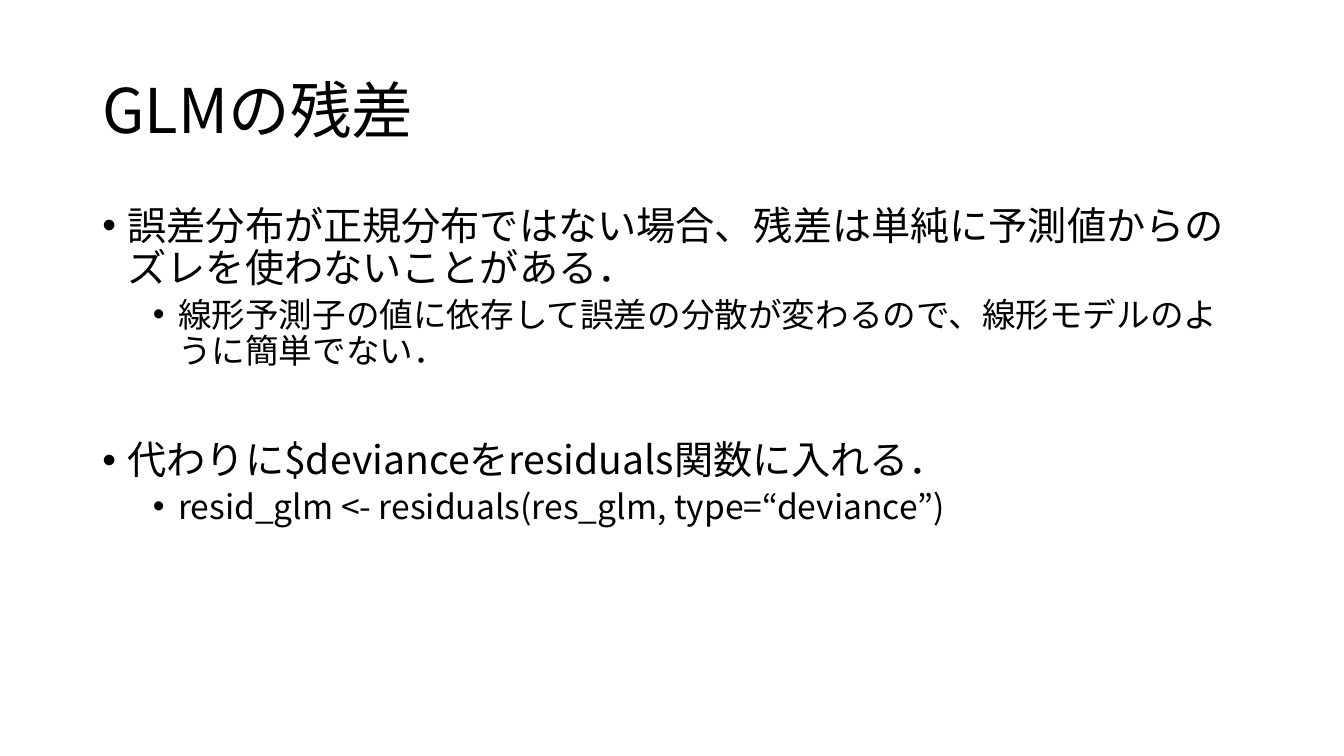
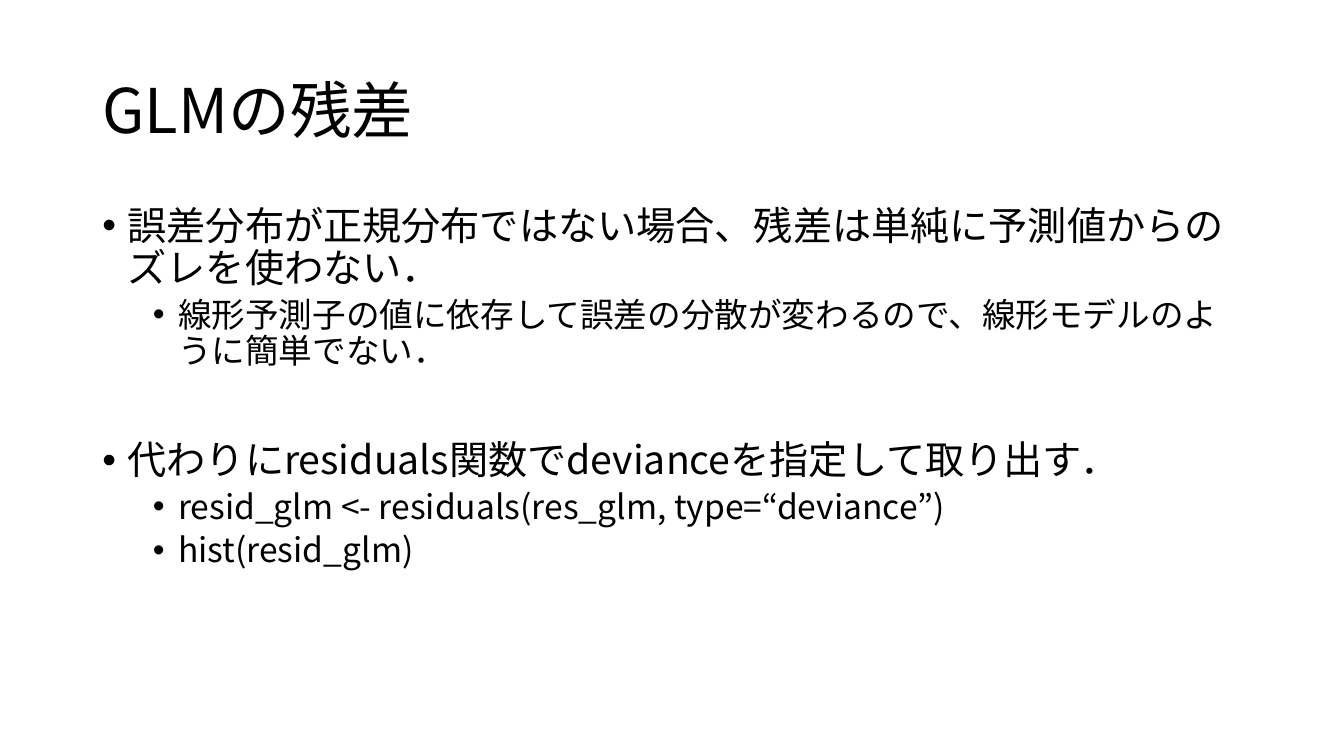
Before and after one commit to KoHMB/Shigen_kensyu_FRA, a slide deck: slide 9 of R/スライド/第24回.pptx. Drawn at 1344x756 pixels with LibreOffice and Linux fonts; fonts in the diff are those of the drawing. Boxes give left, top, right and bottom in pixels: in the first picture for what was removed or moved away, otherwise in the second. Text is boxed around its words. In the diff, an @@ line names an element or a change of style, - is before the commit and + after.

```diff
--- a/R/スライド/第24回.pptx
+++ b/R/スライド/第24回.pptx
@@ text at [128, 206, 1224, 286]: text changed @@
-• 誤差分布が正規分布ではない場合、残差は単純に予測値からのズレを使わないことがある．
+• 誤差分布が正規分布ではない場合、残差は単純に予測値からのズレを使わない．
@@ text at [128, 441, 1120, 478]: text changed @@
-• 代わりに$devianceをresiduals関数に入れる．
+• 代わりにresiduals関数でdevianceを指定して取り出す．
@@ text at [178, 534, 413, 571]: paragraph added @@
+  • hist(resid_glm)
```
Also in this commit, not shown: 1 other slide changed, 9 other files.
